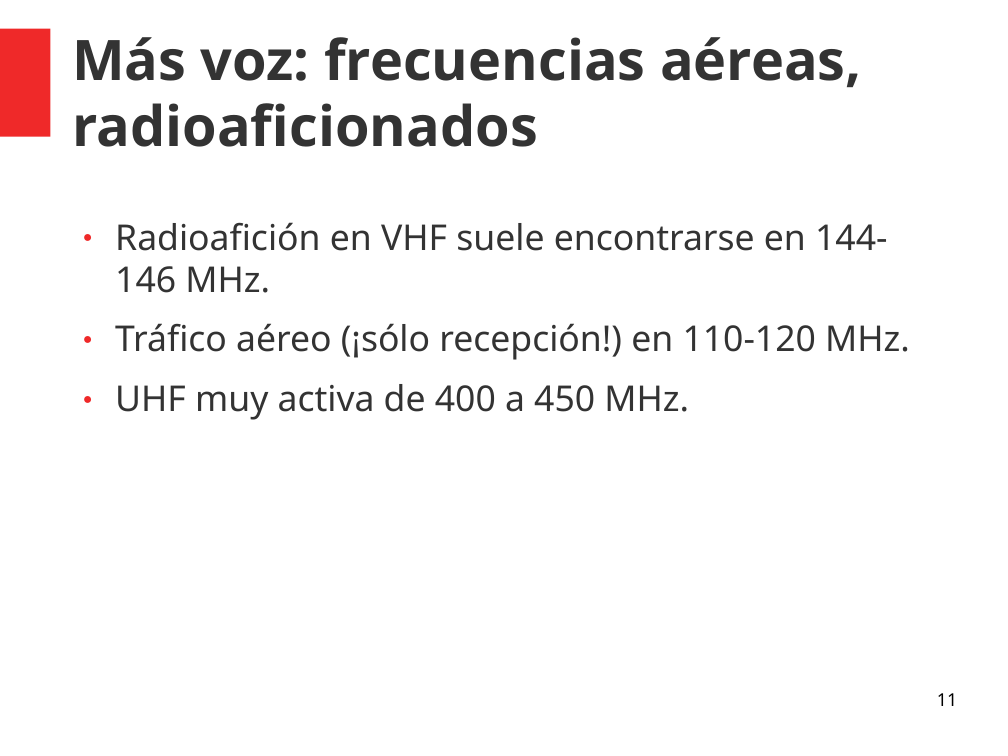
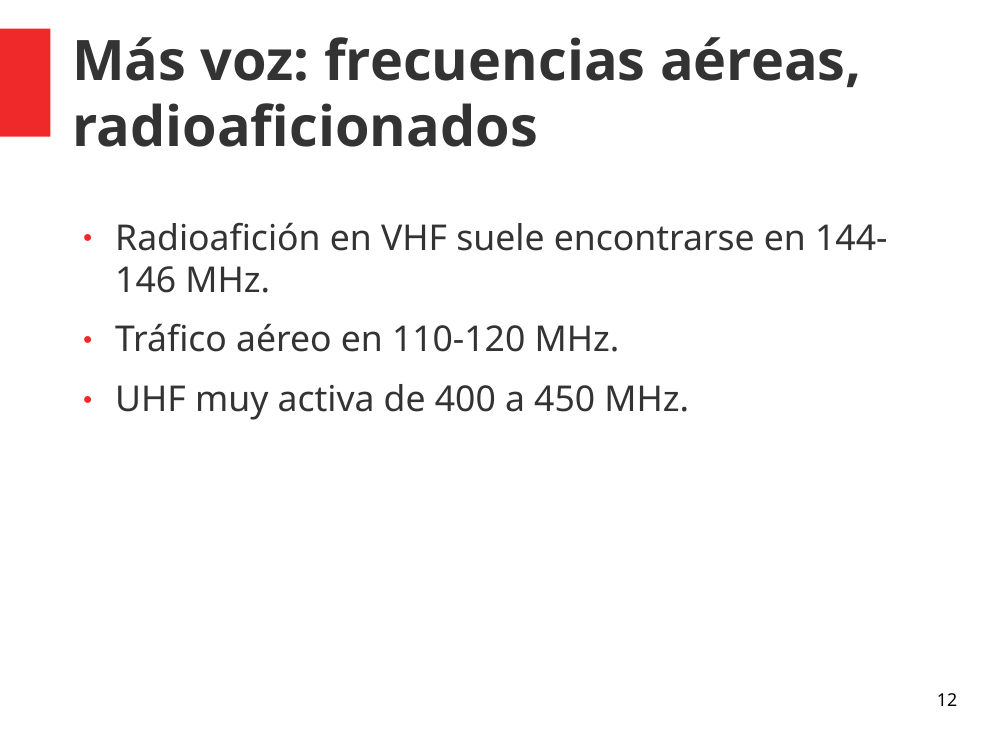
Before and after one commit to north-hackerspace/taller-sdr, a slide deck: slide 12 of sdr.ppt (slide 11 before the commit). Drawn at 1008x756 pixels with LibreOffice and Linux fonts; fonts in the diff are those of the drawing. Boxes give left, top, right and bottom in pixels: in the first picture for what was removed or moved away, otherwise in the second. Text is boxed around its words. In the diff, an @@ line names an element or a change of style, - is before the commit and + after.

```diff
--- a/sdr.ppt
+++ b/sdr.ppt
@@ text at [115,323,620,352]: text changed @@
-● Tráfico aéreo (¡sólo recepción!) en 110-120 MHz.
+● Tráfico aéreo en 110-120 MHz.
@@ page number at [937,693,957,706]: text changed @@
-11
+12
```
Also in this commit, not shown: 4 other slides changed, 2 slides added, 1 other file.
